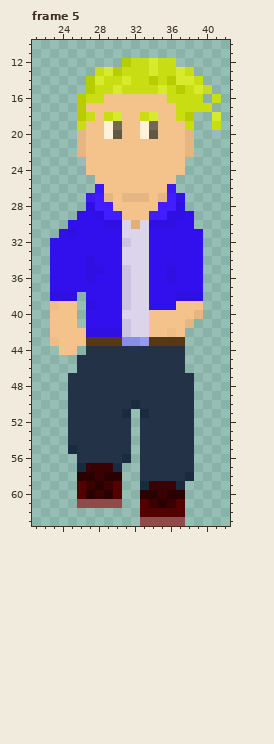
Two states of a pixel-art file, Assets/art/MainCharacters/Liam/liamRunD.aseprite. Above is the file before it was changed.
64x64 pixels, 5 frames. Pixels under 10% opacity are left out. Colours within 5 levels of each other are drawn and written as one. Shown: frame 5: x 21..42, y 10..63. The commit also changed other frames, which this record leaves out.
New version:
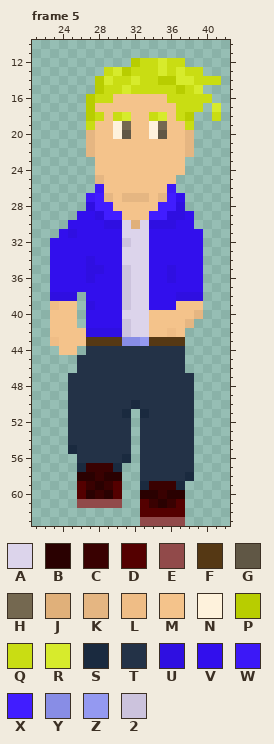
Palette (. is transparent): A #dcd4eb  B #2a0101  C #390101  D #540000  E #914a4a  F #553814  G #605745  H #746850  J #e0b07a  K #e5b682  L #efbd86  M #f4c38b  N #fef2dc  P #b8cd00  Q #c9dd13  R #d7eb2c  S #1a2a3f  T #233247  U #2f0fe1  V #320fed  W #3c18f7  X #411dff  Y #888de6  Z #9499f1  2 #ccc3dd
From old to new:
--- frame 5
@@ x 21..42 @@
 11 ......................
-12 ..........PQQRQQ......
-13 .......QRPQQQRQQRQ....
-14 ......PRQQRQQPQPRRQ...
-15 ......PQQRQQQQRQPQRQ..
-16 .....PQQMMMMMMMQQQQ.Q.
-17 .....PMMMMMMMMMMQQQQ..
-18 .....PQMQRMMQRMMQP..R.
-19 .....QMMNHMMNHMMMQ..Q.
-20 .....KMMNGMMNGMMMK....
-21 .....KMMMMMMMMMMMK....
-22 .....KMMMMMMMMMMMK....
-23 ......MMMMMMMMMMM.....
-24 ......MMMMMMMMMMM.....
-25 .......MMMMMMMMM......
+12 ...........PQQRQQ.....
+13 ........QRPQQQRQRQQ...
+14 .......PRQQRQQPPRRQQQ.
+15 .......PQQRQQQQQPQR...
+16 ......PQQMMMMMMQQQQQ..
+17 ......PMMMMMMMMMQQQ.R.
+18 ......PQMQRMMQRMQP..Q.
+19 ......QMMNHMMNHMMQ....
+20 ......KMMNGMMNGMMK....
+21 ......KMMMMMMMMMMK....
+22 ......KMMMMMMMMMMK....
+23 .......MMMMMMMMMM.....
+24 .......MMMMMMMMMM.....
+25 .......KMMMMMMMM......
 26 .......WMMMMMMMW......
